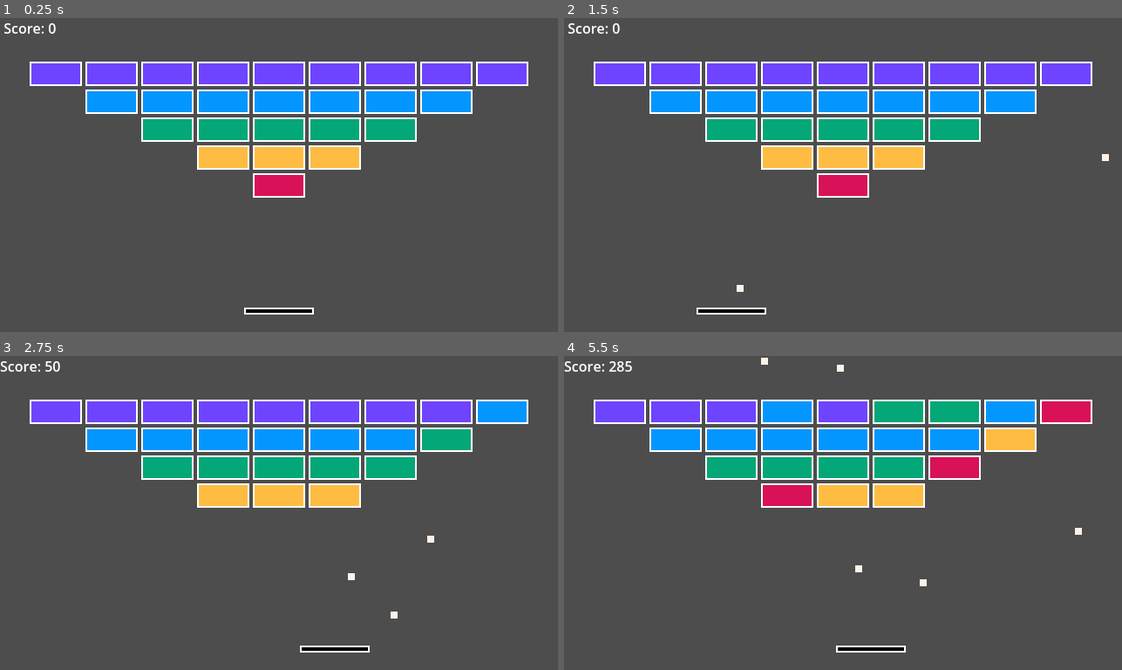
Above: before the commit, frames 1-4 (two rows, left to right).
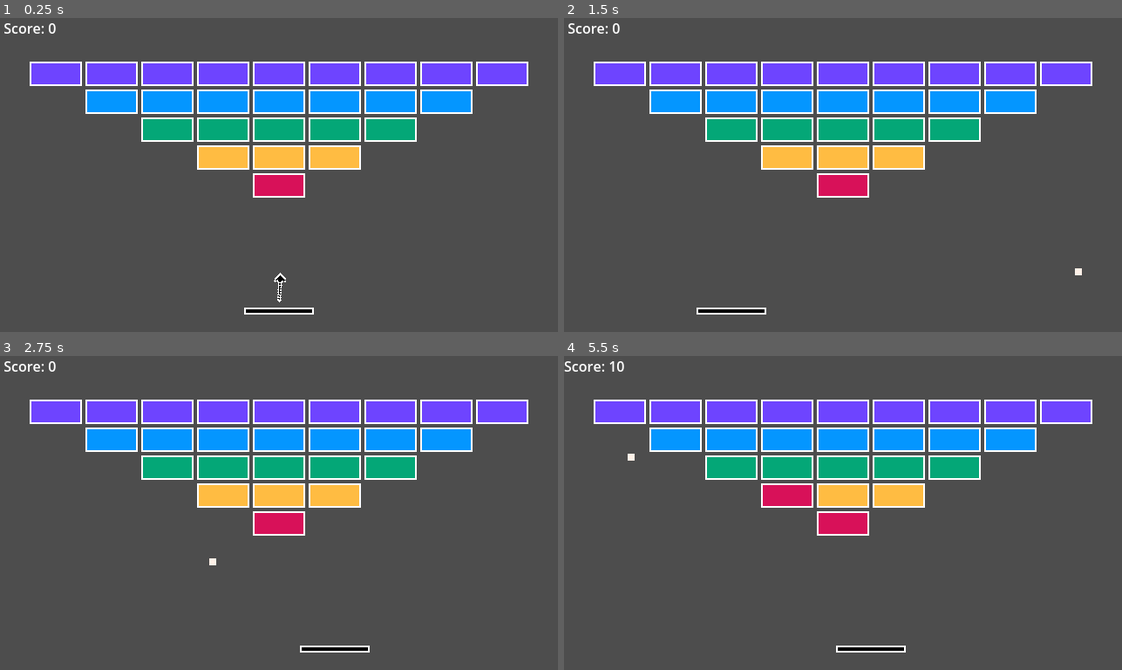
Above: after the commit, the same moments.

Repository: CosmeT17/Die-Bricks
Game: Godot game, scene res://Levels/Level-01.tscn
Same seed, same stepped clock (60 frames per second), same inputs: the game is played once before the commit and once after it.
Inputs (mouse positions are in pixels of both pictures, inside the frame that each line leads up to):
- Up to frame 1 (0.25 s): no input
- Up to frame 2 (1.5 s): move the mouse to (965, 159) at 0.52 s; click (965, 159) at 0.67 s; move the mouse to (731, 190) at 1.27 s; click (731, 190) at 1.42 s
- Up to frame 3 (2.75 s): move the mouse to (334, 443) at 2.02 s; click (334, 443) at 2.17 s
- Up to frame 4 (5.5 s): move the mouse to (815, 575) at 2.77 s; click (815, 575) at 2.92 s; move the mouse to (1010, 560) at 3.52 s; click (1010, 560) at 3.67 s; move the mouse to (675, 465) at 4.27 s; click (675, 465) at 4.42 s; move the mouse to (870, 513) at 5.02 s; click (870, 513) at 5.17 s

The runs differ from the first frame. In frame 1, less than 0.1% of the frame differs, in the area x 49-52%, y 81-91%; in frame 2, less than 0.1%; in frame 3, 2.2%; in frame 4, 5.1%, in the area x 8-95%, y 0-74%.

Commit message:
Added Shooting Arrow to Paddle
* Added a moving arrow above paddle.
* Can change ball shooting direction.
* Can only shoot one ball at a time.
* Created pixel hearts for lives.
* Exported version 1.0,

Diff:
--- a/Levels/Level-01.tscn
+++ b/Levels/Level-01.tscn
@@ -1,221 +1,202 @@
-[gd_scene load_steps=10 format=3 uid="uid://bk5yfomv422jh"]
-
-[ext_resource type="Script" path="res://Scripts/Paddle.gd" id="1_6tsrj"]
-[ext_resource type="Script" path="res://Scripts/World.gd" id="1_uxge2"]
-[ext_resource type="Texture2D" uid="uid://jk35hbo5tp5q" path="res://Textures/Paddle.png" id="2_50acd"]
+[gd_scene load_steps=8 format=3 uid="uid://bk5yfomv422jh"]
+
+[ext_resource type="Script" path="res://Scripts/Level.gd" id="1_uxge2"]
 [ext_resource type="PackedScene" uid="uid://bj4sow7kq4wjh" path="res://Scenes/Brick.tscn" id="3_fil71"]
 [ext_resource type="Texture2D" uid="uid://ct1cpruj3gxem" path="res://Textures/Bricks/Brick-5.png" id="5_rviqr"]
 [ext_resource type="Texture2D" uid="uid://c2kt02rriq3v8" path="res://Textures/Bricks/Brick-4.png" id="6_4t5fh"]
+[ext_resource type="PackedScene" uid="uid://djs1hf8oqkabo" path="res://Scenes/Paddle.tscn" id="7_enm5k"]
 [ext_resource type="Texture2D" uid="uid://tp558ea4jv4l" path="res://Textures/Bricks/Brick-3.png" id="7_uw3yf"]
 [ext_resource type="Texture2D" uid="uid://pdcq0qphror" path="res://Textures/Bricks/Brick-2.png" id="8_8cpa8"]
 
-[sub_resource type="RectangleShape2D" id="RectangleShape2D_kaxtj"]
-size = Vector2(80, 8)
-
-[node name="World" type="Node2D"]
+[node name="Level" type="Node2D"]
 script = ExtResource("1_uxge2")
-
-[node name="Paddle" type="CharacterBody2D" parent="."]
-position = Vector2(320, 336)
-script = ExtResource("1_6tsrj")
-
-[node name="Sprite2D" type="Sprite2D" parent="Paddle"]
-texture_filter = 1
-scale = Vector2(2, 2)
-texture = ExtResource("2_50acd")
-metadata/_edit_lock_ = true
-
-[node name="Collision" type="CollisionShape2D" parent="Paddle"]
-visible = false
-shape = SubResource("RectangleShape2D_kaxtj")
-metadata/_edit_lock_ = true
-
-[node name="Anchor" type="Marker2D" parent="Paddle"]
-position = Vector2(0, 32)
-
-[node name="Walls" type="StaticBody2D" parent="."]
-
-[node name="Collision" type="CollisionPolygon2D" parent="Walls"]
-polygon = PackedVector2Array(0, 384, -32, 384, -32, -32, 672, -32, 672, 384, 640, 384, 640, 0, 0, 0)
-
-[node name="Bricks" type="Node2D" parent="."]
-
-[node name="Brick_1" parent="Bricks" instance=ExtResource("3_fil71")]
-position = Vector2(64, 64)
-hp = 5
-
-[node name="Sprite" parent="Bricks/Brick_1" index="0"]
-texture = ExtResource("5_rviqr")
-
-[node name="Brick_2" parent="Bricks" instance=ExtResource("3_fil71")]
-position = Vector2(128, 64)
-hp = 5
-
-[node name="Sprite" parent="Bricks/Brick_2" index="0"]
-texture = ExtResource("5_rviqr")
-
-[node name="Brick_3" parent="Bricks" instance=ExtResource("3_fil71")]
-position = Vector2(192, 64)
-hp = 5
-
-[node name="Sprite" parent="Bricks/Brick_3" index="0"]
-texture = ExtResource("5_rviqr")
-
-[node name="Brick_4" parent="Bricks" instance=ExtResource("3_fil71")]
-position = Vector2(256, 64)
-hp = 5
-
-[node name="Sprite" parent="Bricks/Brick_4" index="0"]
-texture = ExtResource("5_rviqr")
-
-[node name="Brick_5" parent="Bricks" instance=ExtResource("3_fil71")]
-position = Vector2(320, 64)
-hp = 5
-
-[node name="Sprite" parent="Bricks/Brick_5" index="0"]
-texture = ExtResource("5_rviqr")
-
-[node name="Brick_6" parent="Bricks" instance=ExtResource("3_fil71")]
-position = Vector2(384, 64)
-hp = 5
-
-[node name="Sprite" parent="Bricks/Brick_6" index="0"]
-texture = ExtResource("5_rviqr")
-
-[node name="Brick_7" parent="Bricks" instance=ExtResource("3_fil71")]
-position = Vector2(448, 64)
-hp = 5
-
-[node name="Sprite" parent="Bricks/Brick_7" index="0"]
-texture = ExtResource("5_rviqr")
-
-[node name="Brick_8" parent="Bricks" instance=ExtResource("3_fil71")]
-position = Vector2(512, 64)
-hp = 5
-
-[node name="Sprite" parent="Bricks/Brick_8" index="0"]
-texture = ExtResource("5_rviqr")
-
-[node name="Brick_9" parent="Bricks" instance=ExtResource("3_fil71")]
-position = Vector2(576, 64)
-hp = 5
-
-[node name="Sprite" parent="Bricks/Brick_9" index="0"]
-texture = ExtResource("5_rviqr")
-
-[node name="Brick_10" parent="Bricks" instance=ExtResource("3_fil71")]
-position = Vector2(128, 96)
-hp = 4
-
-[node name="Sprite" parent="Bricks/Brick_10" index="0"]
-texture = ExtResource("6_4t5fh")
-
-[node name="Brick_11" parent="Bricks" instance=ExtResource("3_fil71")]
-position = Vector2(192, 96)
-hp = 4
-
-[node name="Sprite" parent="Bricks/Brick_11" index="0"]
-texture = ExtResource("6_4t5fh")
-
-[node name="Brick_12" parent="Bricks" instance=ExtResource("3_fil71")]
-position = Vector2(256, 96)
-hp = 4
-
-[node name="Sprite" parent="Bricks/Brick_12" index="0"]
-texture = ExtResource("6_4t5fh")
-
-[node name="Brick_13" parent="Bricks" instance=ExtResource("3_fil71")]
-position = Vector2(320, 96)
-hp = 4
-
-[node name="Sprite" parent="Bricks/Brick_13" index="0"]
-texture = ExtResource("6_4t5fh")
-
-[node name="Brick_14" parent="Bricks" instance=ExtResource("3_fil71")]
-position = Vector2(384, 96)
-hp = 4
-
-[node name="Sprite" parent="Bricks/Brick_14" index="0"]
-texture = ExtResource("6_4t5fh")
-
-[node name="Brick_15" parent="Bricks" instance=ExtResource("3_fil71")]
-position = Vector2(448, 96)
-hp = 4
-
-[node name="Sprite" parent="Bricks/Brick_15" index="0"]
-texture = ExtResource("6_4t5fh")
-
-[node name="Brick_16" parent="Bricks" instance=ExtResource("3_fil71")]
-position = Vector2(512, 96)
-hp = 4
-
-[node name="Sprite" parent="Bricks/Brick_16" index="0"]
-texture = ExtResource("6_4t5fh")
-
-[node name="Brick_17" parent="Bricks" instance=ExtResource("3_fil71")]
-position = Vector2(192, 128)
-hp = 3
-
-[node name="Sprite" parent="Bricks/Brick_17" index="0"]
-texture = ExtResource("7_uw3yf")
-
-[node name="Brick_18" parent="Bricks" instance=ExtResource("3_fil71")]
-position = Vector2(256, 128)
-hp = 3
-
-[node name="Sprite" parent="Bricks/Brick_18" index="0"]
-texture = ExtResource("7_uw3yf")
-
-[node name="Brick_19" parent="Bricks" instance=ExtResource("3_fil71")]
-position = Vector2(320, 128)
-hp = 3
-
-[node name="Sprite" parent="Bricks/Brick_19" index="0"]
-texture = ExtResource("7_uw3yf")
-
-[node name="Brick_20" parent="Bricks" instance=ExtResource("3_fil71")]
-position = Vector2(384, 128)
-hp = 3
-
-[node name="Sprite" parent="Bricks/Brick_20" index="0"]
-texture = ExtResource("7_uw3yf")
-
-[node name="Brick_21" parent="Bricks" instance=ExtResource("3_fil71")]
-position = Vector2(448, 128)
-hp = 3
-
-[node name="Sprite" parent="Bricks/Brick_21" index="0"]
-texture = ExtResource("7_uw3yf")
-
-[node name="Brick_22" parent="Bricks" instance=ExtResource("3_fil71")]
-position = Vector2(256, 160)
-hp = 2
-
-[node name="Sprite" parent="Bricks/Brick_22" index="0"]
-texture = ExtResource("8_8cpa8")
-
-[node name="Brick_23" parent="Bricks" instance=ExtResource("3_fil71")]
-position = Vector2(320, 160)
-hp = 2
-
-[node name="Sprite" parent="Bricks/Brick_23" index="0"]
-texture = ExtResource("8_8cpa8")
-
-[node name="Brick_24" parent="Bricks" instance=ExtResource("3_fil71")]
-position = Vector2(384, 160)
-hp = 2
-
-[node name="Sprite" parent="Bricks/Brick_24" index="0"]
-texture = ExtResource("8_8cpa8")
-
-[node name="Brick_25" parent="Bricks" instance=ExtResource("3_fil71")]
-position = Vector2(320, 192)
 
 [node name="Score" type="Label" parent="."]
 offset_right = 128.0
 offset_bottom = 23.0
 text = " Score: 0"
 vertical_alignment = 1
+
+[node name="Walls" type="StaticBody2D" parent="."]
+
+[node name="Collision" type="CollisionPolygon2D" parent="Walls"]
+polygon = PackedVector2Array(0, 384, -32, 384, -32, -32, 672, -32, 672, 384, 640, 384, 640, 0, 0, 0)
+
+[node name="Bricks" type="Node2D" parent="."]
+
+[node name="Brick_1" parent="Bricks" instance=ExtResource("3_fil71")]
+position = Vector2(64, 64)
+hp = 5
+
+[node name="Sprite" parent="Bricks/Brick_1" index="0"]
+texture = ExtResource("5_rviqr")
+
+[node name="Brick_2" parent="Bricks" instance=ExtResource("3_fil71")]
+position = Vector2(128, 64)
+hp = 5
+
+[node name="Sprite" parent="Bricks/Brick_2" index="0"]
+texture = ExtResource("5_rviqr")
+
+[node name="Brick_3" parent="Bricks" instance=ExtResource("3_fil71")]
+position = Vector2(192, 64)
+hp = 5
+
+[node name="Sprite" parent="Bricks/Brick_3" index="0"]
+texture = ExtResource("5_rviqr")
+
+[node name="Brick_4" parent="Bricks" instance=ExtResource("3_fil71")]
+position = Vector2(256, 64)
+hp = 5
+
+[node name="Sprite" parent="Bricks/Brick_4" index="0"]
+texture = ExtResource("5_rviqr")
+
+[node name="Brick_5" parent="Bricks" instance=ExtResource("3_fil71")]
+position = Vector2(320, 64)
+hp = 5
+
+[node name="Sprite" parent="Bricks/Brick_5" index="0"]
+texture = ExtResource("5_rviqr")
+
+[node name="Brick_6" parent="Bricks" instance=ExtResource("3_fil71")]
+position = Vector2(384, 64)
+hp = 5
+
+[node name="Sprite" parent="Bricks/Brick_6" index="0"]
+texture = ExtResource("5_rviqr")
+
+[node name="Brick_7" parent="Bricks" instance=ExtResource("3_fil71")]
+position = Vector2(448, 64)
+hp = 5
+
+[node name="Sprite" parent="Bricks/Brick_7" index="0"]
+texture = ExtResource("5_rviqr")
+
+[node name="Brick_8" parent="Bricks" instance=ExtResource("3_fil71")]
+position = Vector2(512, 64)
+hp = 5
+
+[node name="Sprite" parent="Bricks/Brick_8" index="0"]
+texture = ExtResource("5_rviqr")
+
+[node name="Brick_9" parent="Bricks" instance=ExtResource("3_fil71")]
+position = Vector2(576, 64)
+hp = 5
+
+[node name="Sprite" parent="Bricks/Brick_9" index="0"]
+texture = ExtResource("5_rviqr")
+
+[node name="Brick_10" parent="Bricks" instance=ExtResource("3_fil71")]
+position = Vector2(128, 96)
+hp = 4
+
+[node name="Sprite" parent="Bricks/Brick_10" index="0"]
+texture = ExtResource("6_4t5fh")
+
+[node name="Brick_11" parent="Bricks" instance=ExtResource("3_fil71")]
+position = Vector2(192, 96)
+hp = 4
+
+[node name="Sprite" parent="Bricks/Brick_11" index="0"]
+texture = ExtResource("6_4t5fh")
+
+[node name="Brick_12" parent="Bricks" instance=ExtResource("3_fil71")]
+position = Vector2(256, 96)
+hp = 4
+
+[node name="Sprite" parent="Bricks/Brick_12" index="0"]
+texture = ExtResource("6_4t5fh")
+
+[node name="Brick_13" parent="Bricks" instance=ExtResource("3_fil71")]
+position = Vector2(320, 96)
+hp = 4
+
+[node name="Sprite" parent="Bricks/Brick_13" index="0"]
+texture = ExtResource("6_4t5fh")
+
+[node name="Brick_14" parent="Bricks" instance=ExtResource("3_fil71")]
+position = Vector2(384, 96)
+hp = 4
+
+[node name="Sprite" parent="Bricks/Brick_14" index="0"]
+texture = ExtResource("6_4t5fh")
+
+[node name="Brick_15" parent="Bricks" instance=ExtResource("3_fil71")]
+position = Vector2(448, 96)
+hp = 4
+
+[node name="Sprite" parent="Bricks/Brick_15" index="0"]
+texture = ExtResource("6_4t5fh")
+
+[node name="Brick_16" parent="Bricks" instance=ExtResource("3_fil71")]
+position = Vector2(512, 96)
+hp = 4
+
+[node name="Sprite" parent="Bricks/Brick_16" index="0"]
+texture = ExtResource("6_4t5fh")
+
+[node name="Brick_17" parent="Bricks" instance=ExtResource("3_fil71")]
+position = Vector2(192, 128)
+hp = 3
+
+[node name="Sprite" parent="Bricks/Brick_17" index="0"]
+texture = ExtResource("7_uw3yf")
+
+[node name="Brick_18" parent="Bricks" instance=ExtResource("3_fil71")]
+position = Vector2(256, 128)
+hp = 3
+
+[node name="Sprite" parent="Bricks/Brick_18" index="0"]
+texture = ExtResource("7_uw3yf")
+
+[node name="Brick_19" parent="Bricks" instance=ExtResource("3_fil71")]
+position = Vector2(320, 128)
+hp = 3
+
+[node name="Sprite" parent="Bricks/Brick_19" index="0"]
+texture = ExtResource("7_uw3yf")
+
+[node name="Brick_20" parent="Bricks" instance=ExtResource("3_fil71")]
+position = Vector2(384, 128)
+hp = 3
+
+[node name="Sprite" parent="Bricks/Brick_20" index="0"]
+texture = ExtResource("7_uw3yf")
+
+[node name="Brick_21" parent="Bricks" instance=ExtResource("3_fil71")]
+position = Vector2(448, 128)
+hp = 3
+
+[node name="Sprite" parent="Bricks/Brick_21" index="0"]
+texture = ExtResource("7_uw3yf")
+
+[node name="Brick_22" parent="Bricks" instance=ExtResource("3_fil71")]
+position = Vector2(256, 160)
+hp = 2
+
+[node name="Sprite" parent="Bricks/Brick_22" index="0"]
+texture = ExtResource("8_8cpa8")
+
+[node name="Brick_23" parent="Bricks" instance=ExtResource("3_fil71")]
+position = Vector2(320, 160)
+hp = 2
+
+[node name="Sprite" parent="Bricks/Brick_23" index="0"]
+texture = ExtResource("8_8cpa8")
+
+[node name="Brick_24" parent="Bricks" instance=ExtResource("3_fil71")]
+position = Vector2(384, 160)
+hp = 2
+
+[node name="Sprite" parent="Bricks/Brick_24" index="0"]
+texture = ExtResource("8_8cpa8")
+
+[node name="Brick_25" parent="Bricks" instance=ExtResource("3_fil71")]
+position = Vector2(320, 192)
+
+[node name="Paddle" parent="." instance=ExtResource("7_enm5k")]
+position = Vector2(320, 336)
 
 [editable path="Bricks/Brick_1"]
 [editable path="Bricks/Brick_2"]
--- a/Scenes/Ball.tscn
+++ b/Scenes/Ball.tscn
@@ -16,7 +16,6 @@
 lock_rotation = true
 max_contacts_reported = 1
 contact_monitor = true
-linear_velocity = Vector2(200, -200)
 linear_damp_mode = 1
 angular_damp_mode = 1
 script = ExtResource("1_4p3bs")
--- a/Scenes/Brick.tscn
+++ b/Scenes/Brick.tscn
@@ -11,7 +11,6 @@
 metadata/_edit_group_ = true
 
 [node name="Sprite" type="Sprite2D" parent="."]
-texture_filter = 1
 scale = Vector2(2, 2)
 texture = ExtResource("1_fktoo")
 
--- /dev/null
+++ b/Scenes/Paddle.tscn
@@ -0,0 +1,40 @@
+[gd_scene load_steps=5 format=3 uid="uid://djs1hf8oqkabo"]
+
+[ext_resource type="Script" path="res://Scripts/Paddle.gd" id="1_d7tgj"]
+[ext_resource type="Texture2D" uid="uid://jk35hbo5tp5q" path="res://Textures/Paddle.png" id="2_73j5p"]
+[ext_resource type="Texture2D" uid="uid://ka4fpd2h60fw" path="res://Textures/Arrow.png" id="3_p42ou"]
+
+[sub_resource type="RectangleShape2D" id="RectangleShape2D_kaxtj"]
+size = Vector2(80, 8)
+
+[node name="Paddle" type="CharacterBody2D"]
+script = ExtResource("1_d7tgj")
+metadata/_edit_group_ = true
+
+[node name="Sprite" type="Sprite2D" parent="."]
+scale = Vector2(2, 2)
+texture = ExtResource("2_73j5p")
+metadata/_edit_lock_ = true
+
+[node name="Collision" type="CollisionShape2D" parent="."]
+visible = false
+shape = SubResource("RectangleShape2D_kaxtj")
+metadata/_edit_lock_ = true
+
+[node name="Anchor" type="Marker2D" parent="."]
+position = Vector2(0, 32)
+metadata/_edit_lock_ = true
+
+[node name="Arrow" type="Marker2D" parent="."]
+position = Vector2(0, -10)
+metadata/_edit_lock_ = true
+
+[node name="Sprite" type="Sprite2D" parent="Arrow"]
+position = Vector2(-12, -12)
+scale = Vector2(2, 2)
+texture = ExtResource("3_p42ou")
+metadata/_edit_lock_ = true
+
+[node name="Direction" type="Marker2D" parent="Arrow"]
+position = Vector2(-24, -24)
+metadata/_edit_lock_ = true
--- a/Scripts/ball.gd
+++ b/Scripts/ball.gd
@@ -1,7 +1,8 @@
 extends RigidBody2D
 
+@export var start_speed: int = 280
 @export var speedup: int = 10
-@export var maxspeed: int = 500
+@export var max_speed: int = 500
 
 # Called when the node enters the scene tree for the first time.
 func _ready():
@@ -13,7 +14,7 @@
 
 	for body in bodies:
 		if body.is_in_group("Bricks"):
-			get_node("/root/World").score += 5*body.hp
+			get_node("/root/Level").score += 5 * body.hp
 			if body.hp == 1:
 				body.queue_free()
 			else:
@@ -22,9 +23,12 @@
 		elif body.name == "Paddle":
 			var speed = linear_velocity.length()
 			var direction = position - body.get_node("Anchor").global_position
-			var velocity = direction.normalized() * min(speed+speedup, maxspeed)
+			var velocity = direction.normalized() * min(speed+speedup, max_speed)
 			linear_velocity = velocity
-			#print(velocity.length())
 
 	if position.y > get_viewport_rect().end.y:
 		queue_free()
+		var paddle = get_node("/root/Level").get_node("Paddle")
+		paddle.arrow.rotation_degrees = paddle.rng.randi_range(-35, 125)
+		paddle.get_node("Arrow").visible = true
+		paddle.can_shoot = true
--- a/Scripts/paddle.gd
+++ b/Scripts/paddle.gd
@@ -1,19 +1,48 @@
 extends CharacterBody2D
 
 const ball_scene = preload("res://Scenes/Ball.tscn")
+var rng = RandomNumberGenerator.new()
+var can_shoot: bool = true
+
+@onready var arrow = $Arrow
+@onready var direction = arrow.get_node("Direction")
+
+@export var lives: int = 3
+@export var arrow_speedup: int = 3
+@export var clockwise: bool = true
 
 func _ready():
 	set_physics_process(true)
 	set_process_input(true)
+
+	rng.randomize()
+	arrow.rotation_degrees = rng.randi_range(-35, 125)
 
 func _physics_process(delta):
 	var y = get_position().y
 	var mouse_x = get_viewport().get_mouse_position().x
 	set_position(Vector2(mouse_x, y))
 
+	if can_shoot:
+		if clockwise and arrow.rotation_degrees < 125:
+			arrow.rotation_degrees += arrow_speedup
+			if arrow.rotation_degrees >= 125:
+				clockwise = false
+		elif not clockwise and arrow.rotation_degrees > -35:
+			arrow.rotation_degrees -= arrow_speedup
+			if arrow.rotation_degrees <= -35:
+				clockwise = true
+		elif arrow.rotation_degrees == 125: clockwise = false
+		else: clockwise = true
+
 func _input(event):
-	if event is InputEventMouseButton:
-		if event.button_index == MOUSE_BUTTON_LEFT and event.pressed:
-			var ball = ball_scene.instantiate()
-			ball.position = position - Vector2(0,16)
-			get_tree().root.add_child(ball)
+	if can_shoot:
+		if event is InputEventMouseButton:
+			if event.button_index == MOUSE_BUTTON_LEFT and event.pressed:
+				arrow.visible = false
+				var ball = ball_scene.instantiate()
+				ball.position = position - Vector2(0,10)
+				var direction_vector = direction.global_position - ball.global_position
+				ball.linear_velocity = direction_vector.normalized() * ball.start_speed
+				get_tree().root.add_child(ball)
+				can_shoot = false
--- a/project.godot
+++ b/project.godot
@@ -19,6 +19,7 @@
 
 window/size/viewport_width=640
 window/size/viewport_height=360
+window/size/resizable=false
 
 [rendering]
 
Renamed: Scripts/World.gd -> Scripts/Level.gd
Binary file added: Textures/Arrow.png
Not shown, added: Textures/Arrow.png.import
Binary file added: Textures/Heart.png
Not shown, added: Textures/Heart.png.import
Not shown, added: export_presets.cfg
